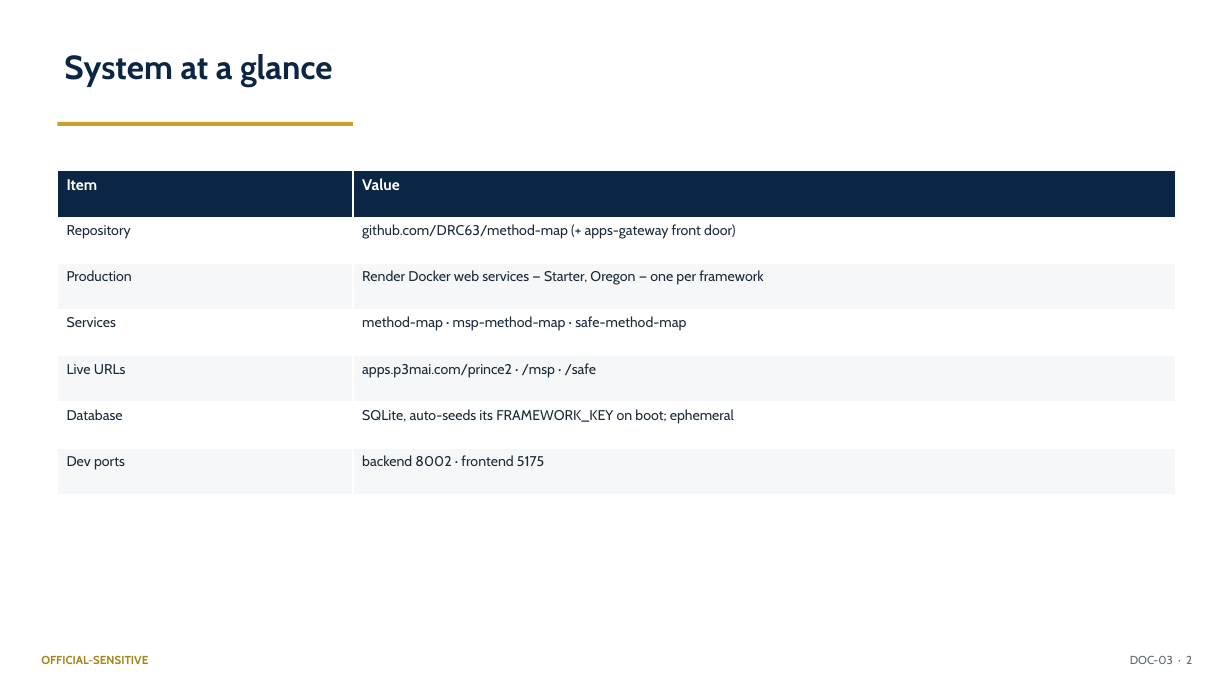
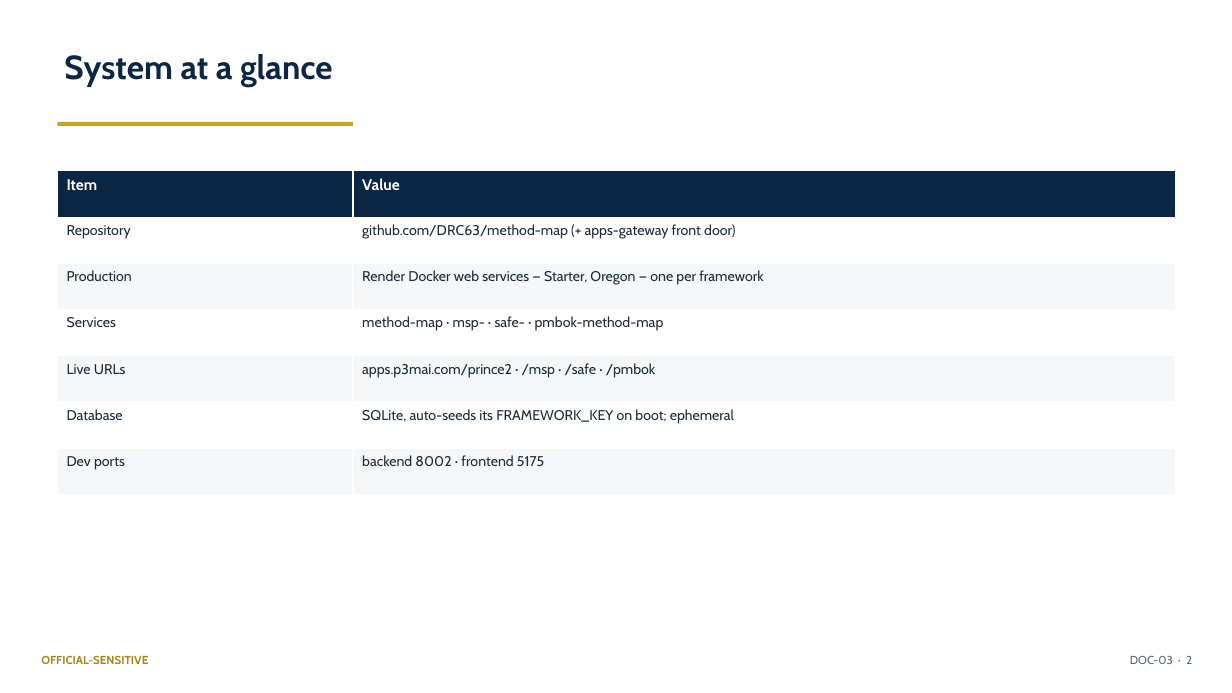
Before and after one commit to DRC63/method-map, a slide deck: slide 2 of docs/03_Operation_Manual_Summary.pptx. Drawn at 1232x693 pixels with LibreOffice and Linux fonts; fonts in the diff are those of the drawing. Boxes give left, top, right and bottom in pixels: in the first picture for what was removed or moved away, otherwise in the second. Text is boxed around its words. In the diff, an @@ line names an element or a change of style, - is before the commit and + after.

```diff
--- a/docs/03_Operation_Manual_Summary.pptx
+++ b/docs/03_Operation_Manual_Summary.pptx
@@ table at [57,171,1176,494] @@
-row 4, column 2: method-map · msp-method-map · safe-method-map
+row 4, column 2: method-map · msp- · safe- · pmbok-method-map
-row 5, column 2: apps.p3mai.com/prince2 · /msp · /safe
+row 5, column 2: apps.p3mai.com/prince2 · /msp · /safe · /pmbok
```
Also in this commit, not shown: 1 other slide changed, 11 other files.
